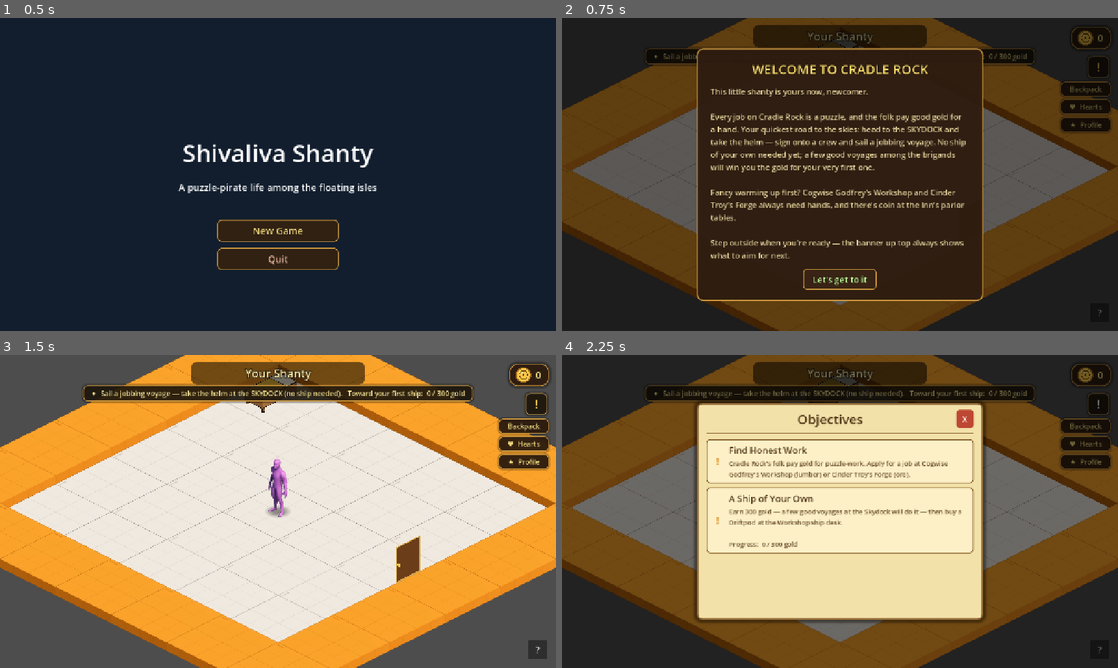
Above: before the commit, frames 1-4 (two rows, left to right).
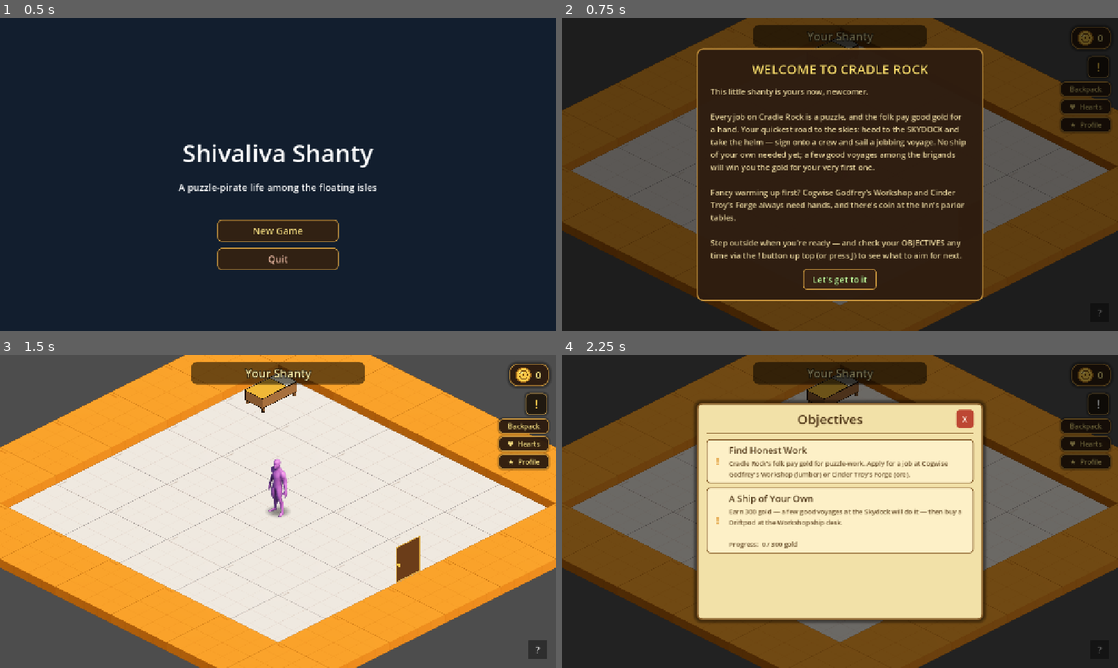
Above: after the commit, the same moments.

Repository: TairoyZone/shivaliva-shanty
Game: Godot game, scene res://main.tscn
Two runs of this game, one before a commit and one after it. Both use one fixed random seed, a clock stepped at 60 frames per second and the inputs below.
Inputs:
- Up to frame 1 (0.5 s): no input
- Up to frame 2 (0.75 s): click "New Game" at 0.5 s
- Up to frame 3 (1.5 s): click "Let's get to it" at 1.25 s
- Up to frame 4 (2.25 s): click "!" at 2 s

Frame 1 is identical in both runs. In frame 2, 1.3% of the frame differs, in the area x 15-85%, y 9-78%; in frame 3, 4.2%, in the area x 14-86%, y 9-16%; in frame 4, 3.5%.

Commit message:
fix(mvp): drop the always-on objective banner — objectives stay in the ! window (Troy)
Troy: persistent on-screen goal text is clutter; objectives belong in the Objectives window (! / J / Journal). Removed the HUD banner; intro now points at the ! button. Co-Authored-By: Claude Opus 4.8 <noreply@anthropic.com>

Diff:
--- a/interface/hud.gd
+++ b/interface/hud.gd
@@ -61,12 +61,6 @@
 ## finishing while invisible.
 var _pending_total : int = -1
 
-## The always-visible OBJECTIVE BANNER (top-centre) + its label — the at-a-glance goal the
-## intro promises. Auto-derived from PlayerState.current_objective(); the Journal (J) keeps
-## the full quest detail.
-var _objective_banner : PanelContainer
-var _objective_label : Label
-
 func _ready() -> void:
 
 	_displayed = PlayerState.total_coins
@@ -88,14 +82,6 @@
 	PlayerState.ships_changed.connect(_refresh_journal)
 	PlayerState.lumber_stock_changed.connect(_refresh_journal)
 	_refresh_journal()
-	# Objective BANNER — the always-on top-of-screen goal the intro promises ("the banner
-	# up top always shows what to aim for"). Auto-derives from current_objective(); refreshes
-	# on the same progress signals as the journal.
-	_build_objective_banner()
-	PlayerState.objective_changed.connect(_refresh_objective_banner)
-	PlayerState.coins_changed.connect(_refresh_objective_banner)
-	PlayerState.ships_changed.connect(_refresh_objective_banner)
-	PlayerState.lumber_stock_changed.connect(_refresh_objective_banner)
 	# Quick-access menu — a YPP-style right-side button column under the
 	# journal that opens the backpack straight to each page, so Bag / Hearts /
 	# Profile are discoverable, not hidden behind hotkeys.
@@ -128,60 +114,6 @@
 			else Color(0.72, 0.72, 0.72, 0.8))
 	if is_instance_valid(_journal_panel):
 		_journal_panel.refresh_if_open()
-
-
-# --- Objective banner (top-centre, always visible) -------------------
-
-# The at-a-glance goal the intro promises. Code-built top-centre pill; auto-derives from
-# PlayerState.current_objective(). The Journal (J) holds the full quest list.
-func _build_objective_banner() -> void:
-
-	var panel : PanelContainer = PanelContainer.new()
-	panel.name = "ObjectiveBanner"
-	panel.anchor_left = 0.5
-	panel.anchor_right = 0.5
-	# Sit BELOW the top-centre location-name banner some scenes show (~y16-64) and clear of
-	# the top-right purse, so the two never overlap.
-	panel.offset_top = 70.0
-	panel.grow_horizontal = Control.GROW_DIRECTION_BOTH
-	panel.mouse_filter = Control.MOUSE_FILTER_IGNORE
-	var sb : StyleBoxFlat = StyleBoxFlat.new()
-	sb.bg_color = Color(0.12, 0.09, 0.05, 0.86)
-	sb.border_color = Color(0.78, 0.58, 0.24, 0.9)
-	sb.set_border_width_all(2)
-	sb.set_corner_radius_all(10)
-	sb.content_margin_left = 18
-	sb.content_margin_right = 18
-	sb.content_margin_top = 7
-	sb.content_margin_bottom = 7
-	sb.shadow_color = Color(0, 0, 0, 0.4)
-	sb.shadow_size = 5
-	panel.add_theme_stylebox_override("panel", sb)
-	var lbl : Label = Label.new()
-	lbl.add_theme_font_size_override("font_size", 16)
-	lbl.add_theme_color_override("font_outline_color", Color(0, 0, 0, 0.85))
-	lbl.add_theme_constant_override("outline_size", 3)
-	lbl.horizontal_alignment = HORIZONTAL_ALIGNMENT_CENTER
-	lbl.mouse_filter = Control.MOUSE_FILTER_IGNORE
-	panel.add_child(lbl)
-	add_child(panel)
-	# Draw it BENEATH the inventory/journal overlays so an open panel's dim covers it.
-	move_child(panel, _inventory_panel.get_index())
-	_objective_banner = panel
-	_objective_label = lbl
-	_refresh_objective_banner()
-
-
-# Re-derive the headline goal + paint it (green once done). The optional arg lets
-# coins_changed / lumber_stock_changed (which pass an int) bind to this directly.
-func _refresh_objective_banner(_unused = null) -> void:
-
-	if not is_instance_valid(_objective_label):
-		return
-	var obj : Dictionary = PlayerState.current_objective()
-	_objective_label.text = "✦  " + String(obj.get("text", ""))
-	_objective_label.add_theme_color_override("font_color",
-		Color(0.66, 1.0, 0.66, 1.0) if obj.get("done", false) else Color(0.98, 0.90, 0.58, 1.0))
 
 
 # Open / close the Journal. Won't stack over the open backpack, and is
--- a/interface/intro_overlay.gd
+++ b/interface/intro_overlay.gd
@@ -20,8 +20,8 @@
 	+ "among the brigands will win you the gold for your very first one.\n\n"
 	+ "Fancy warming up first? Cogwise Godfrey's Workshop and Cinder Troy's Forge always "
 	+ "need hands, and there's coin at the Inn's parlor tables.\n\n"
-	+ "Step outside when you're ready — the banner up top always shows what to aim for "
-	+ "next.")
+	+ "Step outside when you're ready — and check your OBJECTIVES any time via the ! button "
+	+ "up top (or press J) to see what to aim for next.")
 
 
 func _ready() -> void:
